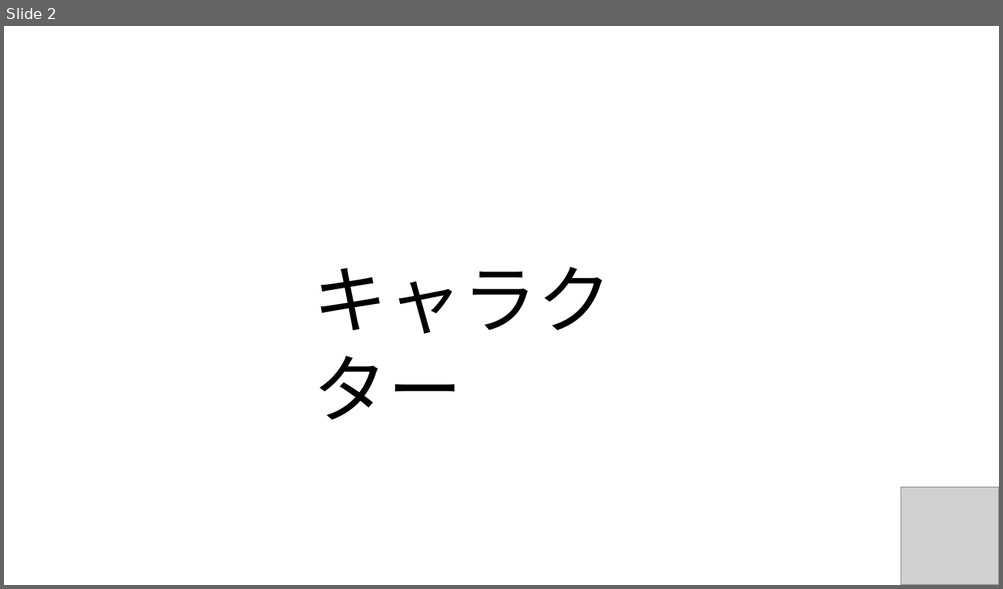
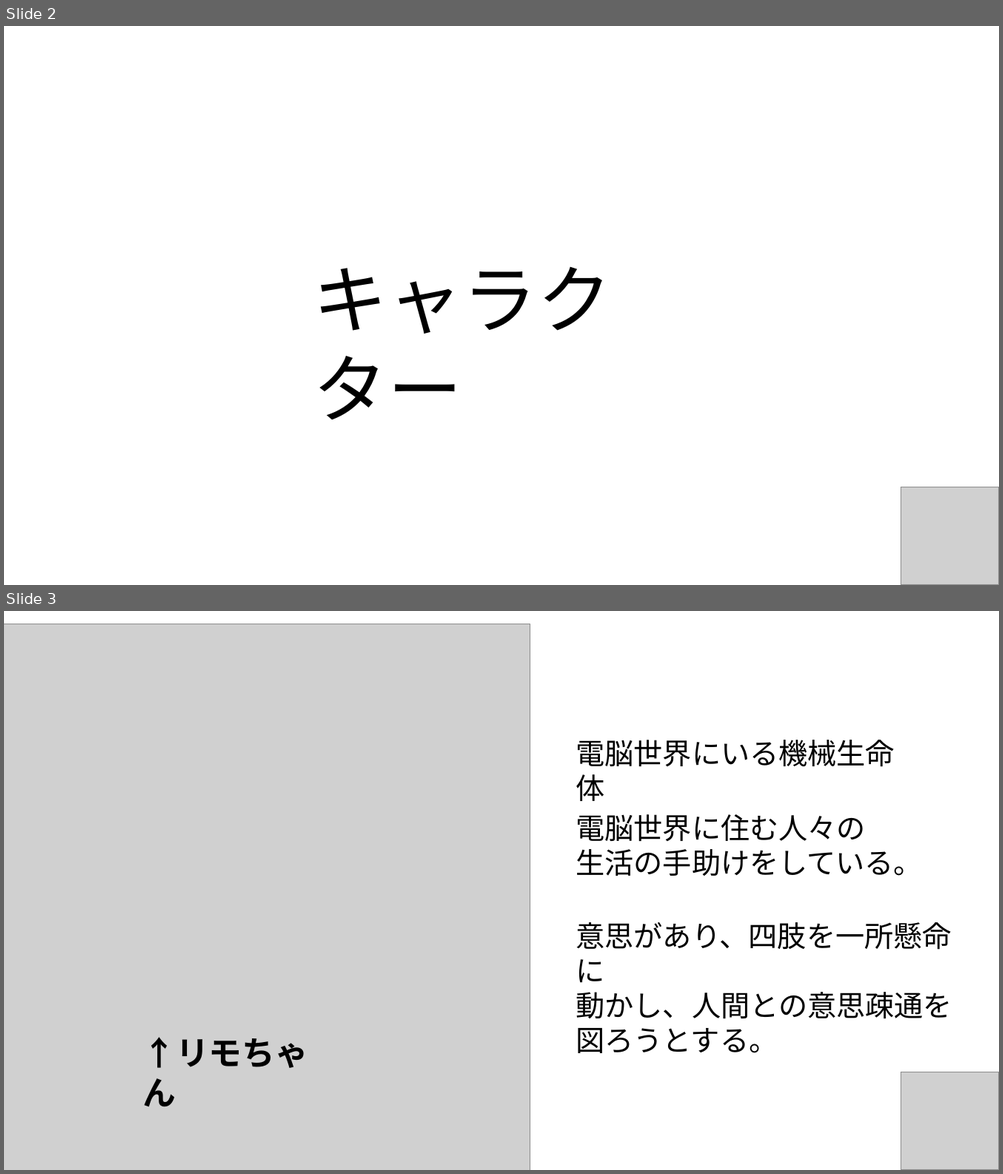
Before and after one commit to CaseStudyG18/master, a slide deck: G18_プレゼン用PWP.pptx. Shown one above the other, each under a label of ours: slide 2 before the commit, slides 2 and 3 after it. The pictures are 1003x589 and 1003x1174 pixels, drawn with LibreOffice and Linux fonts; fonts in the diff are those of the drawing; grey boxes stand for pictures. Boxes give left, top, right and bottom in pixels: in the first picture for what was removed or moved away, otherwise in the second. Text is boxed around its words. In the diff, an @@ line names an element or a change of style, - is before the commit and + after.

```diff
--- a/G18_プレゼン用PWP.pptx
+++ b/G18_プレゼン用PWP.pptx
@@ slide 3 added at [4,611,999,1170], background #FFFFFF @@
@@ picture added at [4,624,530,1170] @@
@@ text added at [575,740,894,767], 28 pt, text #000000 @@
+電脳世界にいる機械生命体
@@ text added at [575,815,922,876], 28 pt, text #000000 @@
+電脳世界に住む人々の
+生活の手助けをしている。
@@ text added at [575,923,952,1054], 28 pt, text #000000 @@
+意思があり、四肢を一所懸命に
+動かし、人間との意思疎通を
+図ろうとする。
@@ text added at [142,1037,308,1108], 32 pt, text #000000, bold @@
+↑リモちゃん
@@ picture added at [901,1072,999,1170] @@
```
Also in this commit, not shown: 1 slide changed, 1 other slide added, 1 slide removed.
